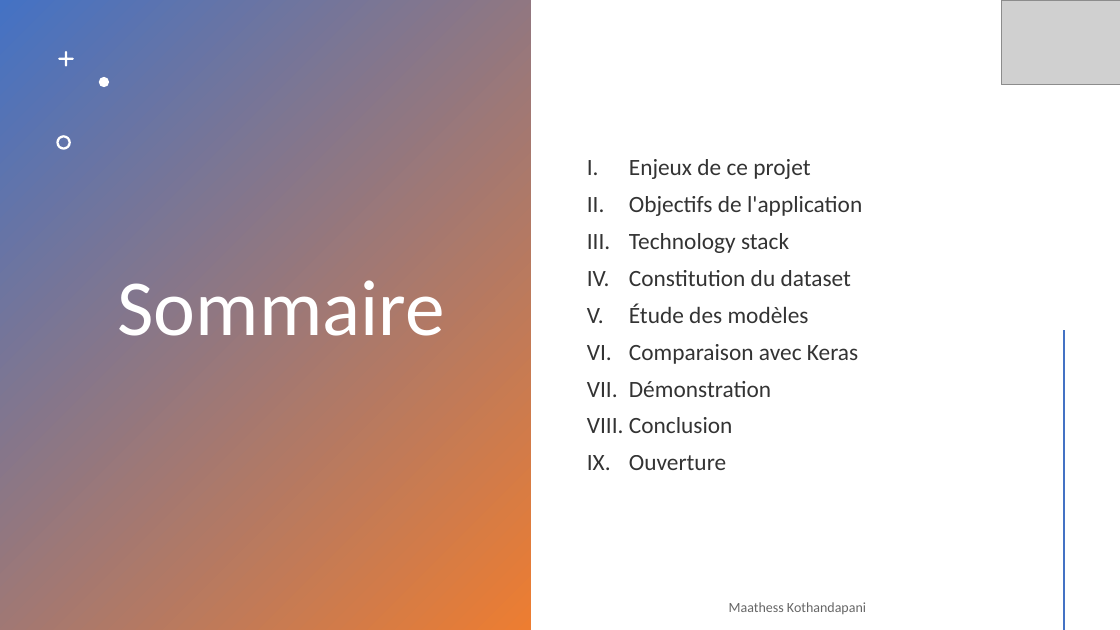
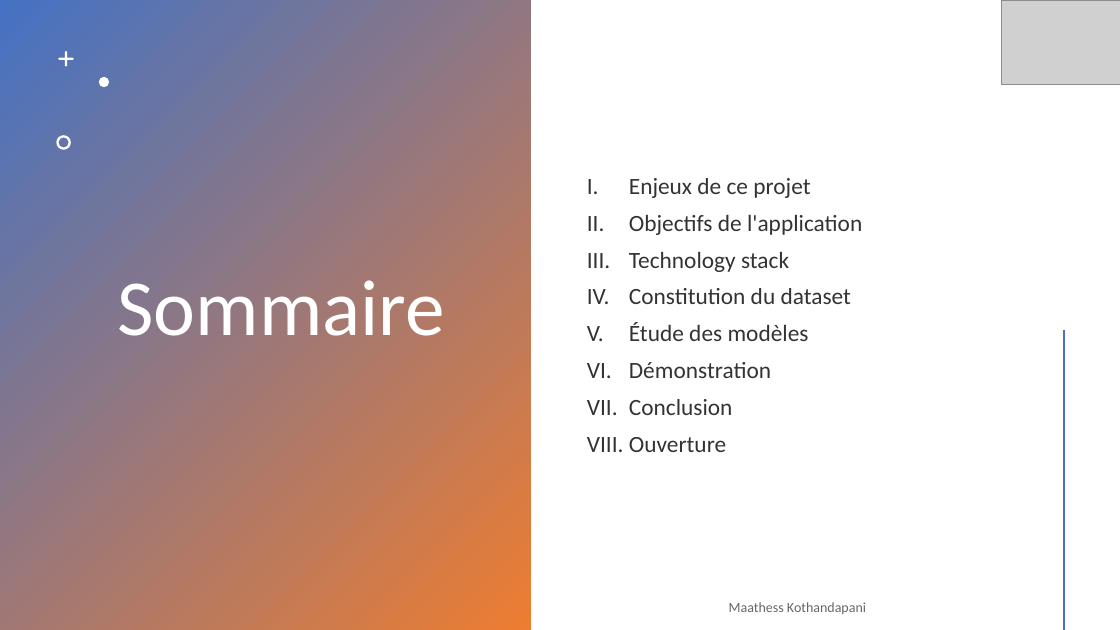
Before and after one commit to Maathess/Projet_annuel_flag, a slide deck: slide 2 of Présentation rattrapage PA.pptx. Drawn at 1120x630 pixels with LibreOffice and Linux fonts; fonts in the diff are those of the drawing; grey boxes stand for pictures. Boxes give left, top, right and bottom in pixels: in the first picture for what was removed or moved away, otherwise in the second. Text is boxed around its words. In the diff, an @@ line names an element or a change of style, - is before the commit and + after.

```diff
--- a/Présentation rattrapage PA.pptx
+++ b/Présentation rattrapage PA.pptx
@@ text at (x1=629, y1=344, x2=858, y2=364): paragraph removed @@
-VI. Comparaison avec Keras
```
Also in this commit, not shown: 1 other slide changed, 7 other files.
